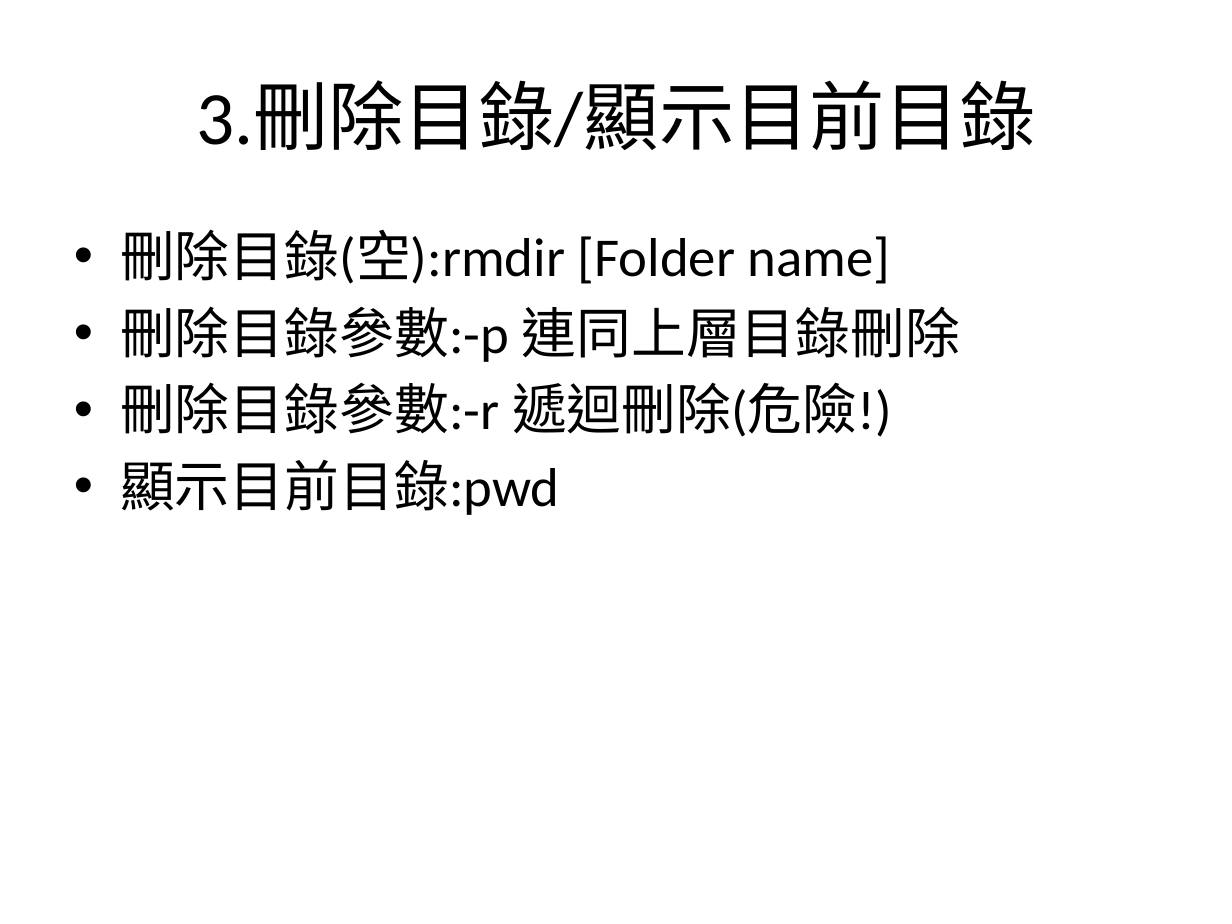
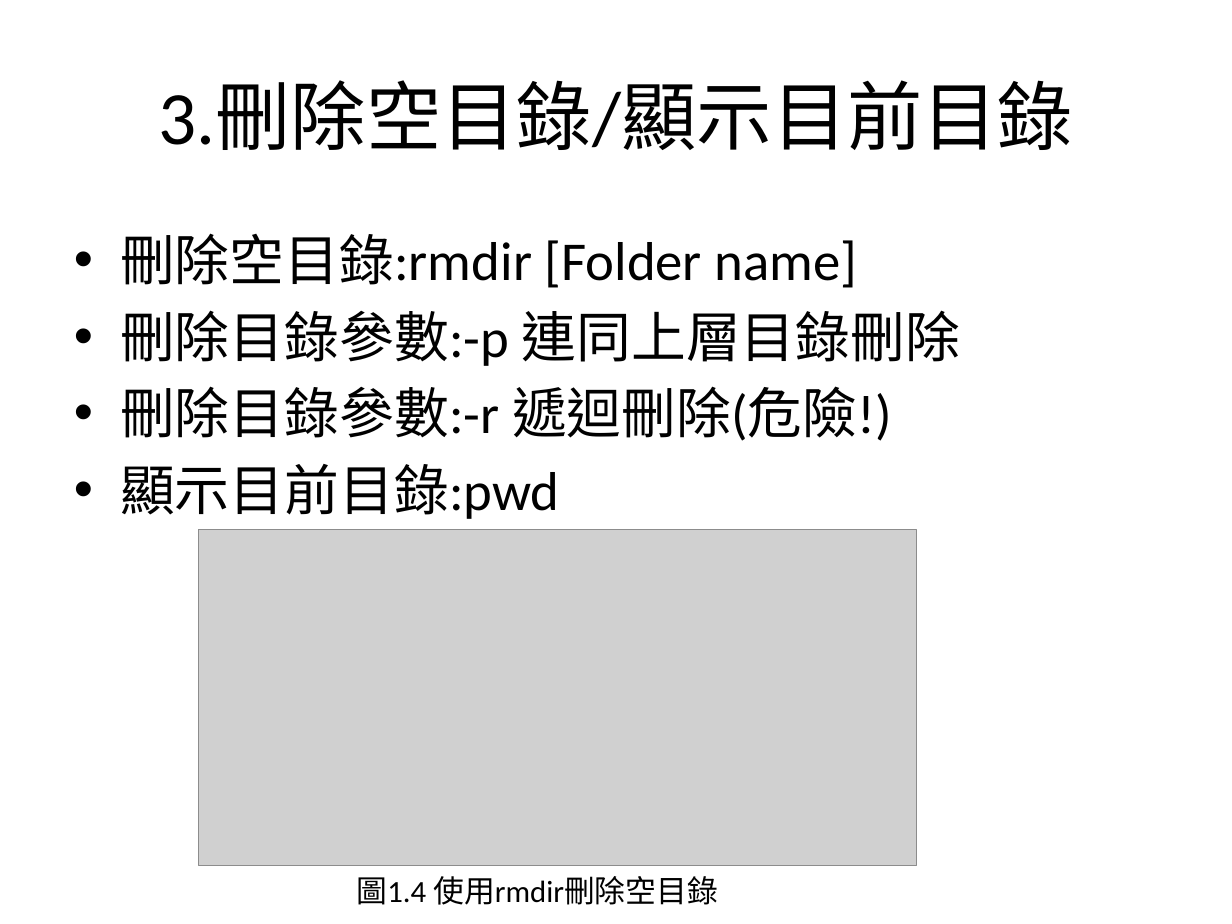
Before and after one commit to charlie11438/note, a slide deck: slide 8 of Linux/Linux_1.pptx. Drawn at 1232x924 pixels with LibreOffice and Linux fonts; fonts in the diff are those of the drawing; grey boxes stand for pictures. Boxes give left, top, right and bottom in pixels: in the first picture for what was removed or moved away, otherwise in the second. Text is boxed around its words. In the diff, an @@ line names an element or a change of style, - is before the commit and + after.

```diff
--- a/Linux/Linux_1.pptx
+++ b/Linux/Linux_1.pptx
@@ title at [158, 81, 1073, 150]: text changed @@
-3.刪除目錄/顯示目前目錄
+3.刪除空目錄/顯示目前目錄
@@ text at [120, 233, 857, 288]: text changed @@
-• 刪除目錄(空):rmdir [Folder name]
+• 刪除空目錄:rmdir [Folder name]
@@ picture added at [198, 530, 917, 865] @@
@@ text added at [356, 876, 718, 905], 18 pt, text #000000 @@
+圖1.4 使用rmdir刪除空目錄
```
Also in this commit, not shown: 8 other slides changed.
